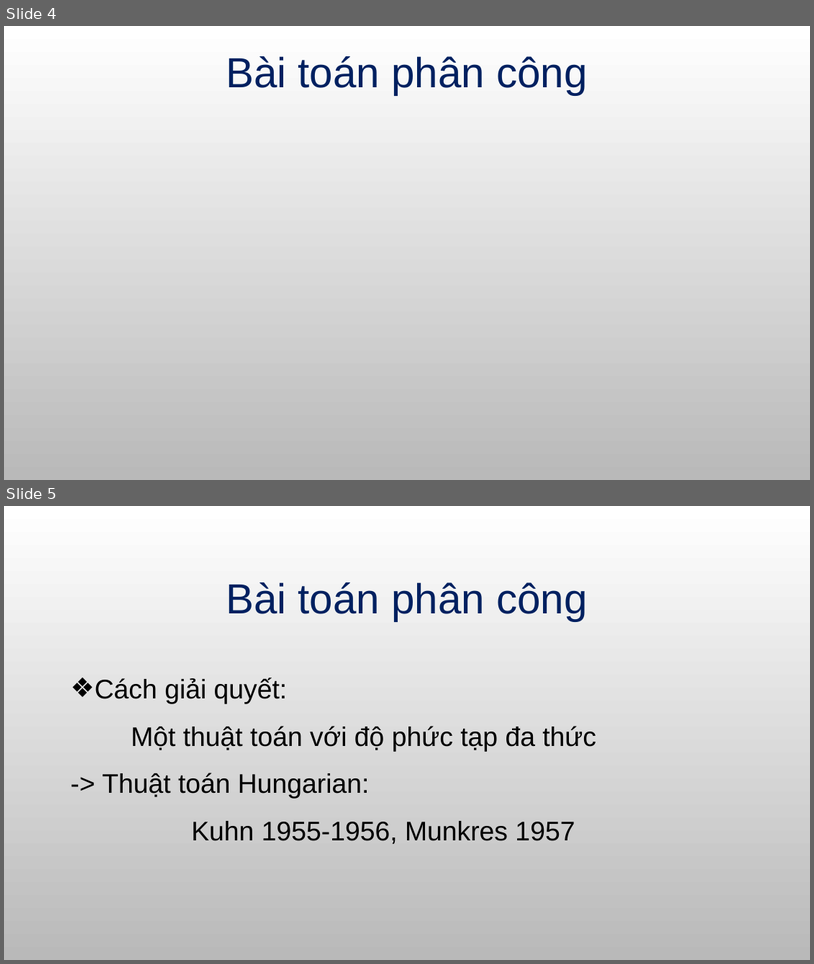
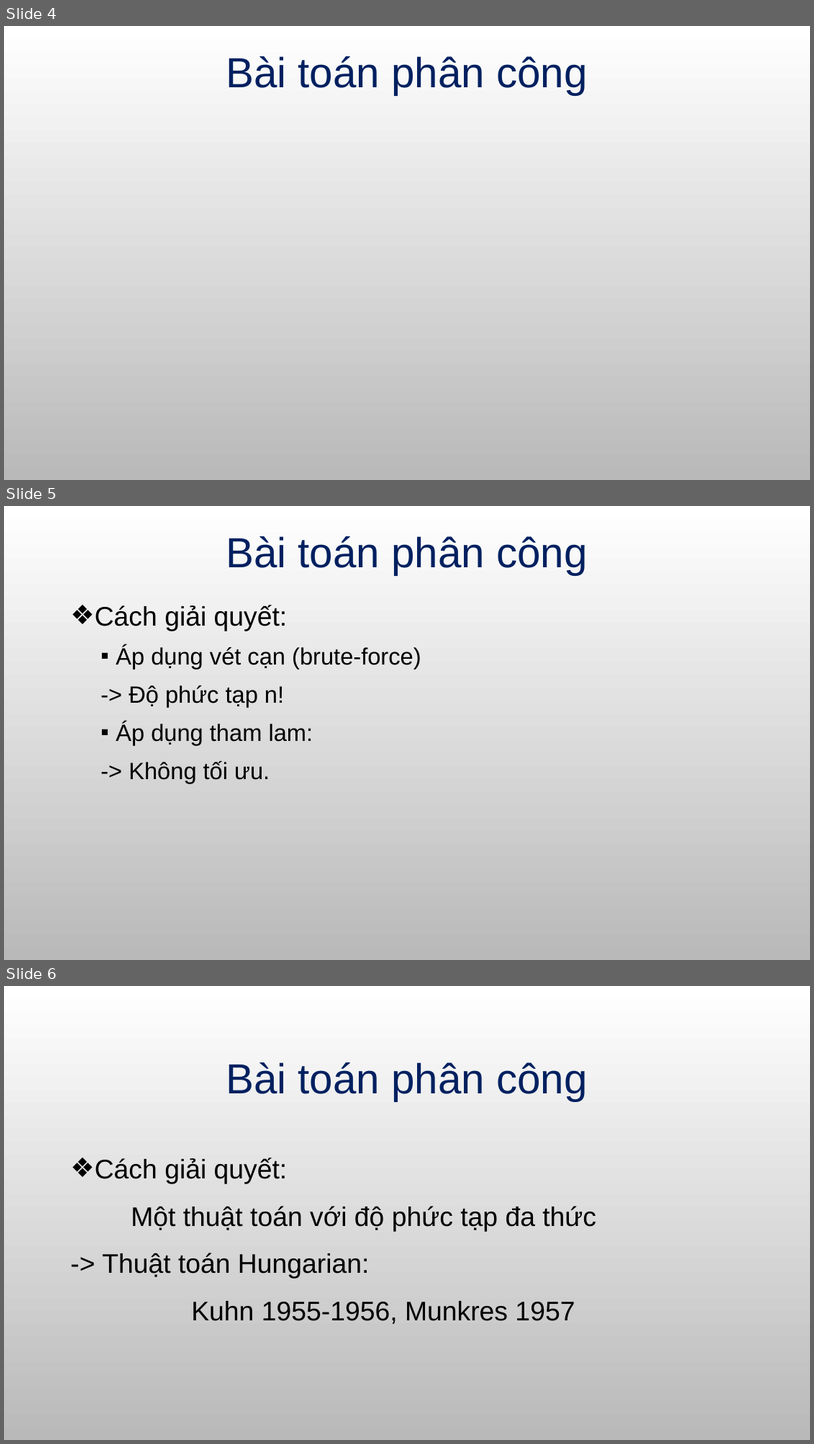
Before and after one commit to TueAnh/DoAn1, a slide deck: Hungarymethod.pptx. Shown one above the other, each under a label of ours: slides 4 and 5 before the commit, slides 4, 5 and 6 after it. The pictures are 814x964 and 814x1444 pixels, drawn with LibreOffice and Linux fonts; fonts in the diff are those of the drawing; grey boxes stand for pictures; background and template pictures are left out. Boxes give left, top, right and bottom in pixels: in the first picture for what was removed or moved away, otherwise in the second. Text is boxed around its words. In the diff, an @@ line names an element or a change of style, - is before the commit and + after.

```diff
--- a/Hungarymethod.pptx
+++ b/Hungarymethod.pptx
@@ slide 5 added at [4, 506, 810, 960], background picture (left out) @@
@@ title added at [226, 536, 587, 575], 50 pt, text #002060 @@
+Bài toán phân công
@@ text added at [95, 605, 422, 783], 28 pt, text #000000 @@
+❖ Cách giải quyết:
+  ▪ Áp dụng vét cạn (brute-force)
+  -> Độ phức tạp n!
+  ▪ Áp dụng tham lam:
+  -> Không tối ưu.
@@ what was slide 5 is now slide 6 @@
```
Also in this commit, not shown: 1 other slide added, 2 other files.
